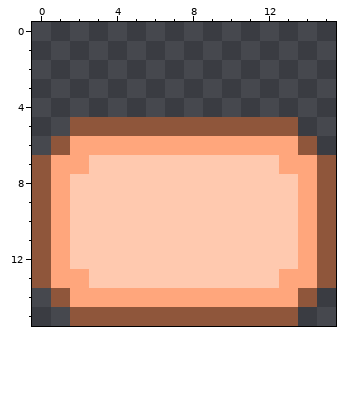
Two states of a pixel-art file, Assets/Arts/GameUI/Canvas_Border_Btn/InventoryUI/TagButton.aseprite. This is how it looked before the edit.
32x32 pixels, 1 frame. The old version is drawn lined up with the new one, on the new canvas.
The same view after the edit:
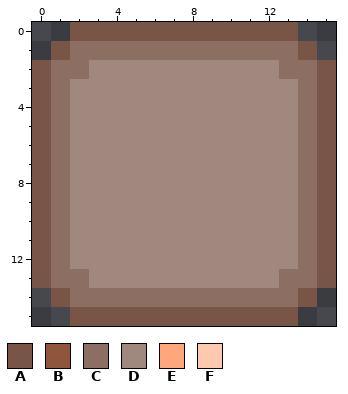
Palette (. is transparent): A #795548  B #8f563b  C #8d6e63  D #a1887f  E #ffa67c  F #ffc9af
Difference:
canvas 32x32 -> 16x16, the old top-left corner now at -8,-11 (the part of the old canvas that was cut away was empty and is not shown)
Changed rows in their new state; - is an unchanged pixel.
first column x 0:
 0 --AAAAAAAAAAAA--
 1 -ACCCCCCCCCCCCA-
 2 ACCDDDDDDDDDDCCA
 3 ACDDDDDDDDDDDDCA
 4 ACDDDDDDDDDDDDCA
 5 ACDDDDDDDDDDDDCA
 6 ACDDDDDDDDDDDDCA
 7 ACDDDDDDDDDDDDCA
 8 ACDDDDDDDDDDDDCA
 9 ACDDDDDDDDDDDDCA
10 ACDDDDDDDDDDDDCA
11 ACDDDDDDDDDDDDCA
12 ACDDDDDDDDDDDDCA
13 ACCDDDDDDDDDDCCA
14 -ACCCCCCCCCCCCA-
15 --AAAAAAAAAAAA--
Boxes around the changes in both pictures, in picture pixels (x1, y1, x2, y2):
changed: (32, 22, 336, 326)
